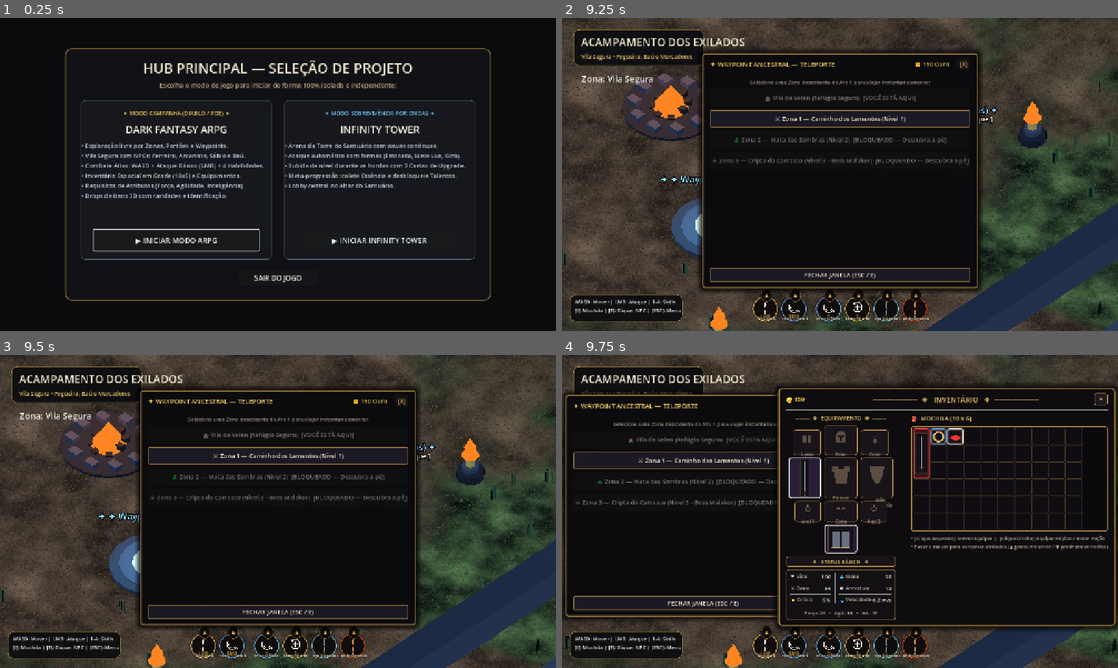
Above: before the commit, frames 1-4 (two rows, left to right).
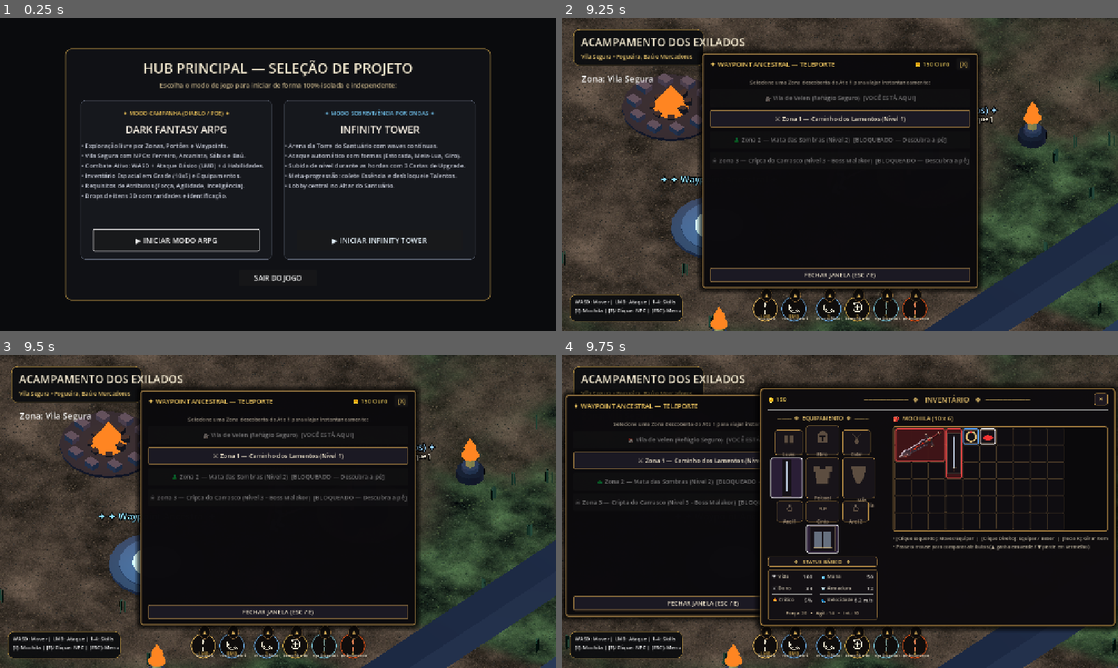
Above: after the commit, the same moments.

Repository: mguedesdev/tower-arpg
Game: Godot game, scene res://scenes/launcher.tscn
The game is run twice, just before and just after one commit, with the same random seed, the same clock (stepped at 60 frames per second) and the same inputs.
Inputs (mouse positions are in pixels of both pictures, inside the frame that each line leads up to):
- Up to frame 1 (0.25 s): no input
- Up to frame 2 (9.25 s): click "▶ INICIAR MODO ARPG" at 0.5 s; tap E at 1.25, 2, 8 s; move the mouse to (962, 158) at 1.27 s; hold D (move_right) 1.28-2 s; tap 2 (form_arc) at 1.35 s; click (962, 158) at 1.42 s; tap Space at 1.52 s; drag from (728, 190) to (812, 237) at 2.02 s; click "▲" at 2.75 s; click "▲" at 3.5 s; click "▲" at 4.25 s; click "▲" at 5 s; click "▲" at 5.75 s; click "▲" at 6.5 s; click "[X]" at 7.25 s; move the mouse to (895, 105) at 8.02 s; hold D (move_right) 8.03-8.75 s; tap 1 (form_stab) at 8.1 s; click (895, 105) at 8.17 s; drag from (812, 237) to (673, 127) at 8.77 s
- Up to frame 3 (9.5 s): no input
- Up to frame 4 (9.75 s): move the mouse to (1006, 558) at 9.52 s; hold A (move_left) from 9.53 s (still down); tap I at 9.6 s; click (1006, 558) at 9.67 s

Frames 1-3 are identical in both runs. In frame 4, 8.3% of the frame differs, in the area x 34-99%, y 9-88%.

Commit message:
feat(inventory): add 3x2 2H greatsword sprite, item rotation (R), and upright paperdoll orientation

Diff:
--- a/core/items/item_database.gd
+++ b/core/items/item_database.gd
@@ -17,8 +17,8 @@
 
 
 static func _initialize_catalog() -> void:
-	# 1. Espada Montante 2H (2 colunas x 4 linhas - 4x2 grande e pesada)
-	_register("greatsword_iron", "Espada Montante Pesada", ItemDefinition.ItemCategory.WEAPON_2H, ItemDefinition.EquipmentSlot.MAIN_HAND, Vector2i(2, 4), {
+	# 1. Espada Montante 2H (3 colunas x 2 linhas - 3x2 deitada por padrão, gira para 2x3 em pé)
+	_register("greatsword_iron", "Espada Montante Pesada", ItemDefinition.ItemCategory.WEAPON_2H, ItemDefinition.EquipmentSlot.MAIN_HAND, Vector2i(3, 2), {
 		"dmg_min": 28, "dmg_max": 42, "atk_spd": 0.85, "req_str": 24, "req_agi": 10, "gold": 65, "icon": "res://assets/items/greatsword.png"
 	})
 
--- a/core/items/item_instance.gd
+++ b/core/items/item_instance.gd
@@ -22,9 +22,31 @@
 var explicit_affixes: Array[ItemAffix] = []
 var custom_name: String = ""
 
-# Posição de inventário
+# Posição de inventário e orientação (deitado ↔ em pé)
 var grid_position: Vector2i = Vector2i(-1, -1)
+var is_rotated: bool = false
 var equipped_slot: ItemDefinition.EquipmentSlot = ItemDefinition.EquipmentSlot.NONE
+
+
+func get_grid_size() -> Vector2i:
+	if definition == null:
+		return Vector2i.ONE
+	if is_rotated:
+		return Vector2i(definition.grid_size.y, definition.grid_size.x)
+	return definition.grid_size
+
+
+func can_rotate() -> bool:
+	if definition == null:
+		return false
+	return definition.grid_size.x != definition.grid_size.y
+
+
+func toggle_rotation() -> bool:
+	if not can_rotate():
+		return false
+	is_rotated = not is_rotated
+	return true
 
 
 func _init(p_def: ItemDefinition = null, p_rarity: ItemRarity = ItemRarity.NORMAL, p_ilvl: int = 1) -> void:
--- a/core/items/spatial_inventory_grid.gd
+++ b/core/items/spatial_inventory_grid.gd
@@ -45,7 +45,7 @@
 func can_place_at(item: ItemInstance, top_left: Vector2i, ignore_item: ItemInstance = null) -> bool:
 	if item == null or item.definition == null:
 		return false
-	var size: Vector2i = item.definition.grid_size
+	var size: Vector2i = item.get_grid_size()
 	if top_left.x < 0 or top_left.y < 0:
 		return false
 	if top_left.x + size.x > columns or top_left.y + size.y > rows:
@@ -60,7 +60,7 @@
 
 
 func place_item(item: ItemInstance, top_left: Vector2i) -> bool:
-	if not can_place_at(item, top_left):
+	if not can_place_at(item, top_left, item):
 		return false
 
 	# Se o item já estava no grid, limpa suas células anteriores
@@ -69,7 +69,7 @@
 	else:
 		items.append(item)
 
-	var size: Vector2i = item.definition.grid_size
+	var size: Vector2i = item.get_grid_size()
 	item.grid_position = top_left
 	for y in range(top_left.y, top_left.y + size.y):
 		for x in range(top_left.x, top_left.x + size.x):
@@ -77,6 +77,38 @@
 
 	grid_changed.emit()
 	return true
+
+
+func rotate_item_in_place(item: ItemInstance) -> bool:
+	if item == null or not items.has(item) or not item.can_rotate():
+		return false
+	var old_pos: Vector2i = item.grid_position
+	_clear_item_from_cells(item)
+	item.toggle_rotation()
+
+	# Tenta encaixar na mesma posição ou com leve ajuste de borda
+	var new_size: Vector2i = item.get_grid_size()
+	var clamped_pos := Vector2i(
+		clampi(old_pos.x, 0, maxi(0, columns - new_size.x)),
+		clampi(old_pos.y, 0, maxi(0, rows - new_size.y))
+	)
+	var candidate_positions: Array[Vector2i] = [old_pos, clamped_pos]
+	for cand in candidate_positions:
+		if can_place_at(item, cand, item):
+			item.grid_position = cand
+			for y in range(cand.y, cand.y + new_size.y):
+				for x in range(cand.x, cand.x + new_size.x):
+					_grid[y][x] = item
+			grid_changed.emit()
+			return true
+
+	# Reverte se colidir com outros itens adjacentes
+	item.toggle_rotation()
+	var orig_size: Vector2i = item.get_grid_size()
+	for y in range(old_pos.y, old_pos.y + orig_size.y):
+		for x in range(old_pos.x, old_pos.x + orig_size.x):
+			_grid[y][x] = item
+	return false
 
 
 func remove_item(item: ItemInstance) -> bool:
@@ -90,12 +122,10 @@
 
 
 func _clear_item_from_cells(item: ItemInstance) -> void:
-	if item == null or item.grid_position.x < 0:
+	if item == null:
 		return
-	var pos: Vector2i = item.grid_position
-	var size: Vector2i = item.definition.grid_size
-	for y in range(maxi(0, pos.y), mini(rows, pos.y + size.y)):
-		for x in range(maxi(0, pos.x), mini(columns, pos.x + size.x)):
+	for y in range(rows):
+		for x in range(columns):
 			if _grid[y][x] == item:
 				_grid[y][x] = null
 
@@ -103,7 +133,7 @@
 func find_free_spot_for(item: ItemInstance) -> Vector2i:
 	if item == null or item.definition == null:
 		return Vector2i(-1, -1)
-	var size: Vector2i = item.definition.grid_size
+	var size: Vector2i = item.get_grid_size()
 	# Varre o grid de cima para baixo, da esquerda para a direita (estilo Diablo)
 	for y in range(rows - size.y + 1):
 		for x in range(columns - size.x + 1):
@@ -114,10 +144,19 @@
 
 
 func auto_add_item(item: ItemInstance) -> bool:
+	if item == null:
+		return false
 	var spot: Vector2i = find_free_spot_for(item)
-	if spot.x < 0:
-		return false # Mochila cheia para o tamanho do item
-	return place_item(item, spot)
+	if spot.x >= 0:
+		return place_item(item, spot)
+	# Se não couber na orientação atual e puder girar, tenta girar automaticamente para caber!
+	if item.can_rotate():
+		item.toggle_rotation()
+		spot = find_free_spot_for(item)
+		if spot.x >= 0:
+			return place_item(item, spot)
+		item.toggle_rotation()
+	return false # Mochila cheia para o tamanho do item
 
 
 func get_overlapping_items(item: ItemInstance, top_left: Vector2i) -> Array[ItemInstance]:
@@ -125,7 +164,7 @@
 	var overlapped: Array[ItemInstance] = []
 	if item == null or item.definition == null:
 		return overlapped
-	var size: Vector2i = item.definition.grid_size
+	var size: Vector2i = item.get_grid_size()
 	if top_left.x < 0 or top_left.y < 0 or top_left.x + size.x > columns or top_left.y + size.y > rows:
 		return overlapped
 
--- a/game/ui/campaign/town_npc_modal.gd
+++ b/game/ui/campaign/town_npc_modal.gd
@@ -418,8 +418,9 @@
 	for item in stash.items:
 		if item == null or item.definition == null:
 			continue
+		var eff_size: Vector2i = item.get_grid_size()
 		var pos_px := Vector2(item.grid_position.x * CELL_SIZE, item.grid_position.y * CELL_SIZE)
-		var size_px := Vector2(item.definition.grid_size.x * CELL_SIZE, item.definition.grid_size.y * CELL_SIZE)
+		var size_px := Vector2(eff_size.x * CELL_SIZE, eff_size.y * CELL_SIZE)
 
 		var item_panel := Panel.new()
 		item_panel.position = pos_px
@@ -436,7 +437,7 @@
 		_stash_grid_container.add_child(item_panel)
 
 		var icon := TextureRect.new()
-		icon.texture = ItemIconFactory.get_icon(item.definition)
+		icon.texture = ItemIconFactory.get_icon_for_item(item, false)
 		icon.expand_mode = TextureRect.EXPAND_IGNORE_SIZE
 		icon.stretch_mode = TextureRect.STRETCH_KEEP_ASPECT_CENTERED
 		icon.set_anchors_and_offsets_preset(Control.PRESET_FULL_RECT)
--- a/game/ui/items/inventory_equipment_modal.gd
+++ b/game/ui/items/inventory_equipment_modal.gd
@@ -38,9 +38,10 @@
 var _drag_start_win_pos: Vector2 = Vector2.ZERO
 var _has_custom_window_pos: bool = false
 
-# Estado de arrasto de itens
+# Estado de arrasto e foco de itens
 var _held_item: ItemInstance = null
 var _held_preview: TextureRect
+var _hovered_grid_item: ItemInstance = null
 
 # Componentes da UI
 var _grid_container: Control
@@ -164,10 +165,19 @@
 func _input(event: InputEvent) -> void:
 	if not visible:
 		return
-	if event is InputEventMouseButton:
+	if event is InputEventKey and event.pressed and not event.echo:
+		if event.keycode == KEY_R:
+			if _try_rotate_current_item():
+				get_viewport().set_input_as_handled()
+				return
+	elif event is InputEventMouseButton:
 		var mb := event as InputEventMouseButton
 		if not mb.pressed and mb.button_index == MOUSE_BUTTON_LEFT:
 			_is_dragging_window = false
+		elif mb.pressed and _held_item != null and (mb.button_index == MOUSE_BUTTON_WHEEL_UP or mb.button_index == MOUSE_BUTTON_WHEEL_DOWN or mb.button_index == MOUSE_BUTTON_MIDDLE):
+			if _try_rotate_current_item():
+				get_viewport().set_input_as_handled()
+				return
 	elif event is InputEventMouseMotion:
 		if _is_dragging_window:
 			var current_mouse: Vector2 = get_viewport().get_mouse_position()
@@ -179,6 +189,31 @@
 			_has_custom_window_pos = true
 		if _tooltip_panel != null and _tooltip_panel.visible:
 			_reposition_tooltip()
+
+
+func _try_rotate_current_item() -> bool:
+	if _held_item != null:
+		if _held_item.toggle_rotation():
+			_set_held_item(_held_item)
+			var mpos: Vector2 = get_viewport().get_mouse_position()
+			_held_preview.position = mpos - _held_preview.size * 0.5
+			return true
+		return false
+
+	if _hovered_grid_item != null and inventory != null and inventory.items.has(_hovered_grid_item):
+		var target: ItemInstance = _hovered_grid_item
+		if not target.can_rotate():
+			return false
+		if inventory.rotate_item_in_place(target):
+			_show_item_tooltip(target, false)
+			return true
+		else:
+			# Se outros itens adjacentes bloquearem o giro no mesmo lugar, pega na mão já girado!
+			inventory.remove_item(target)
+			target.toggle_rotation()
+			_set_held_item(target)
+			return true
+	return false
 
 
 func _on_viewport_size_changed() -> void:
@@ -483,13 +518,13 @@
 		return
 	match active_partner_station:
 		"stash":
-			_hint_label.text = "• [Clique Direito na Mochila]: Guardar no Baú  |  [Clique Esquerdo]: Arrastar para Equipar\n• Passe o mouse para comparar atributos com o item equipado (▲ verde / ▼ vermelho)"
+			_hint_label.text = "• [Clique Direito na Mochila]: Guardar no Baú  |  [Tecla R]: Girar Item (Deitado ↔ Em Pé)\n• Passe o mouse para comparar atributos com o item equipado (▲ verde / ▼ vermelho)"
 			_hint_label.add_theme_color_override("font_color", Color(0.68, 0.92, 0.72))
 		"vendor_physical", "vendor_magic":
-			_hint_label.text = "• [Clique Direito na Mochila]: Vender por 🪙 Ouro (vai para a aba Recomprar)\n• Passe o mouse sobre um item para comparar com seu equipamento atual"
+			_hint_label.text = "• [Clique Direito na Mochila]: Vender por 🪙 Ouro (vai para Recomprar)  |  [Tecla R]: Girar Item\n• Passe o mouse sobre um item para comparar com seu equipamento atual"
 			_hint_label.add_theme_color_override("font_color", Color(0.95, 0.85, 0.48))
 		_:
-			_hint_label.text = "• [Clique Esquerdo]: Mover/Equipar  |  [Clique Direito]: Equipar Rápido / Beber Poção\n• Passe o mouse para comparar atributos (▲ ganha em verde / ▼ perde em vermelho)"
+			_hint_label.text = "• [Clique Esquerdo]: Mover/Equipar  |  [Clique Direito]: Equipar / Beber  |  [Tecla R]: Girar Item\n• Passe o mouse para comparar atributos (▲ ganha em verde / ▼ perde em vermelho)"
 			_hint_label.add_theme_color_override("font_color", Color(0.72, 0.68, 0.60))
 
 
@@ -748,8 +783,9 @@
 	for item in inventory.items:
 		if item == null or item.definition == null:
 			continue
+		var eff_size: Vector2i = item.get_grid_size()
 		var pos_px: Vector2 = Vector2(item.grid_position.x * CELL_SIZE, item.grid_position.y * CELL_SIZE)
-		var size_px: Vector2 = Vector2(item.definition.grid_size.x * CELL_SIZE, item.definition.grid_size.y * CELL_SIZE)
+		var size_px: Vector2 = Vector2(eff_size.x * CELL_SIZE, eff_size.y * CELL_SIZE)
 
 		var item_panel := Panel.new()
 		item_panel.position = pos_px + Vector2(1, 1)
@@ -763,12 +799,19 @@
 		item_st.set_corner_radius_all(4)
 		item_panel.add_theme_stylebox_override("panel", item_st)
 		item_panel.gui_input.connect(func(ev: InputEvent) -> void: _on_item_panel_input(item, ev))
-		item_panel.mouse_entered.connect(func() -> void: _show_item_tooltip(item, false))
-		item_panel.mouse_exited.connect(_hide_tooltip)
+		item_panel.mouse_entered.connect(func() -> void:
+			_hovered_grid_item = item
+			_show_item_tooltip(item, false)
+		)
+		item_panel.mouse_exited.connect(func() -> void:
+			if _hovered_grid_item == item:
+				_hovered_grid_item = null
+			_hide_tooltip()
+		)
 		_grid_container.add_child(item_panel)
 
 		var icon := TextureRect.new()
-		icon.texture = ItemIconFactory.get_icon(item.definition)
+		icon.texture = ItemIconFactory.get_icon_for_item(item, false)
 		icon.expand_mode = TextureRect.EXPAND_IGNORE_SIZE
 		icon.stretch_mode = TextureRect.STRETCH_KEEP_ASPECT_CENTERED
 		icon.position = Vector2(3, 3)
@@ -787,7 +830,7 @@
 		var lbl: Label = slot_panel.get_node("Placeholder") as Label
 		var sil: TextureRect = slot_panel.get_node("Silhouette") as TextureRect
 		if item != null and item.definition != null:
-			icon.texture = ItemIconFactory.get_icon(item.definition)
+			icon.texture = ItemIconFactory.get_icon_for_item(item, true)
 			icon.visible = true
 			lbl.visible = false
 			sil.visible = false
@@ -929,10 +972,10 @@
 func _set_held_item(item: ItemInstance) -> void:
 	_held_item = item
 	if _held_item != null and _held_item.definition != null:
-		var def: ItemDefinition = _held_item.definition
-		_held_preview.texture = ItemIconFactory.get_icon(def)
-		var exact_w: float = float(def.grid_size.x) * float(CELL_SIZE)
-		var exact_h: float = float(def.grid_size.y) * float(CELL_SIZE)
+		var eff_sz: Vector2i = _held_item.get_grid_size()
+		_held_preview.texture = ItemIconFactory.get_icon_for_item(_held_item, false)
+		var exact_w: float = float(eff_sz.x) * float(CELL_SIZE)
+		var exact_h: float = float(eff_sz.y) * float(CELL_SIZE)
 		_held_preview.custom_minimum_size = Vector2(exact_w, exact_h)
 		_held_preview.size = Vector2(exact_w, exact_h)
 		_held_preview.visible = true
@@ -966,6 +1009,9 @@
 					action_hint = "[Clique Direito: Beber Poção (+%d Vida)]" % maxi(25, item.definition.base_health)
 				elif item.definition.is_equippable():
 					action_hint = "[Clique Direito: Equipar Item]"
+		if item.can_rotate():
+			var cur_sz: Vector2i = item.get_grid_size()
+			action_hint += "\n[color=#e8c56b][Tecla R: Girar Item (%dx%d ↔ %dx%d)][/color]" % [cur_sz.x, cur_sz.y, cur_sz.y, cur_sz.x]
 
 	_tooltip_text.text = item.format_tooltip_bbcode(stats, equipment, action_hint)
 	_tooltip_panel.visible = true
--- a/game/ui/items/item_icon_factory.gd
+++ b/game/ui/items/item_icon_factory.gd
@@ -6,29 +6,73 @@
 ## • Se não existir, desenha proceduralmente um ícone estilizado com a proporção exata do slot (1x1, 2x2, 2x3, 2x4).
 
 static var _cache: Dictionary = {}
+static var _image_cache: Dictionary = {}
 const CELL_PX: int = 32
 
 
-static func get_icon(def: ItemDefinition) -> Texture2D:
+static func get_icon_for_item(item: ItemInstance, for_paperdoll: bool = false) -> Texture2D:
+	if item == null or item.definition == null:
+		return null
+	var def: ItemDefinition = item.definition
+	if for_paperdoll:
+		# No Paperdoll (ex: Mão Principal), armas/itens deitados (x > y, exceto Cinto) ficam automaticamente EM PÉ!
+		var force_rot_for_upright: bool = (
+			def.grid_size.x > def.grid_size.y
+			and def.category != ItemDefinition.ItemCategory.BELT
+		)
+		return get_icon(def, force_rot_for_upright)
+	return get_icon(def, item.is_rotated)
+
+
+static func get_icon(def: ItemDefinition, rotated: bool = false) -> Texture2D:
 	if def == null:
 		return null
-	var key: String = def.base_id
+	var key: String = def.base_id + ("__rot" if rotated else "")
 	if _cache.has(key):
-		return _cache[key]
-
-	if not def.icon_path.is_empty() and ResourceLoader.exists(def.icon_path):
-		var tex: Texture2D = load(def.icon_path) as Texture2D
-		if tex != null:
-			_cache[key] = tex
-			return tex
-
-	# Gera imagem procedural correspondente à categoria e proporção
-	var generated: Texture2D = _generate_procedural_icon(def)
-	_cache[key] = generated
-	return generated
+		return _cache[key] as Texture2D
+
+	var base_img: Image = _get_base_image(def)
+	if base_img == null:
+		return null
+
+	var final_img: Image = base_img
+	if rotated:
+		final_img = base_img.duplicate() as Image
+		final_img.rotate_90(CLOCKWISE)
+
+	var tex: Texture2D = ImageTexture.create_from_image(final_img)
+	_cache[key] = tex
+	return tex
+
+
+static func _get_base_image(def: ItemDefinition) -> Image:
+	if _image_cache.has(def.base_id):
+		return _image_cache[def.base_id] as Image
+
+	var loaded_img: Image = null
+	if not def.icon_path.is_empty():
+		var abs_path: String = ProjectSettings.globalize_path(def.icon_path)
+		if FileAccess.file_exists(abs_path):
+			var file_img := Image.load_from_file(abs_path)
+			if file_img != null and not file_img.is_empty():
+				loaded_img = file_img
+		elif ResourceLoader.exists(def.icon_path):
+			var res_tex: Texture2D = load(def.icon_path) as Texture2D
+			if res_tex != null:
+				loaded_img = res_tex.get_image()
+
+	if loaded_img == null:
+		loaded_img = _generate_procedural_image(def)
+
+	_image_cache[def.base_id] = loaded_img
+	return loaded_img
 
 
 static func _generate_procedural_icon(def: ItemDefinition) -> Texture2D:
+	return ImageTexture.create_from_image(_generate_procedural_image(def))
+
+
+static func _generate_procedural_image(def: ItemDefinition) -> Image:
 	var w: int = maxi(1, def.grid_size.x) * CELL_PX
 	var h: int = maxi(1, def.grid_size.y) * CELL_PX
 	var img := Image.create(w, h, false, Image.FORMAT_RGBA8)
@@ -49,7 +93,7 @@
 
 	# Desenha silhueta temática conforme categoria
 	match def.category:
-		ItemDefinition.ItemCategory.WEAPON_2H: # Espada Montante 2H (2x4)
+		ItemDefinition.ItemCategory.WEAPON_2H: # Espada Montante 2H (3x2)
 			_draw_greatsword(img, w, h, steel_color, accent_color)
 		ItemDefinition.ItemCategory.WEAPON_1H:
 			if def.grid_size.x == 1 and def.grid_size.y <= 3: # Adaga (1x3)
@@ -77,7 +121,7 @@
 		_:
 			_draw_generic_box(img, w, h, accent_color)
 
-	return ImageTexture.create_from_image(img)
+	return img
 
 
 static func _draw_greatsword(img: Image, w: int, h: int, steel: Color, gold: Color) -> void:
--- a/scripts/arpg/arpg_game.gd
+++ b/scripts/arpg/arpg_game.gd
@@ -729,10 +729,15 @@
 	if equipment != null and boots != null:
 		equipment.equip_item(boots, ItemDefinition.EquipmentSlot.BOOTS, player_stats)
 
+	var greatsword = ItemDatabase.generate_loot(1, ItemInstance.ItemRarity.MAGIC, "greatsword_iron")
+	greatsword.identify()
+	backpack.auto_add_item(greatsword)
+
 	var dagger = ItemDatabase.generate_loot(1, ItemInstance.ItemRarity.NORMAL, "dagger_sharp")
 	backpack.auto_add_item(dagger)
 
 	var ring = ItemDatabase.generate_loot(1, ItemInstance.ItemRarity.MAGIC, "ring_ruby")
+	ring.identify()
 	backpack.auto_add_item(ring)
 
 	var pot = ItemDatabase.generate_loot(1, ItemInstance.ItemRarity.NORMAL, "potion_health")
--- a/tests/progression/test_spatial_inventory_suite.gd
+++ b/tests/progression/test_spatial_inventory_suite.gd
@@ -44,29 +44,34 @@
 func _test_spatial_grid_dimensions_and_collisions() -> void:
 	var grid := SpatialInventoryGrid.new(10, 4)
 
-	# 1. Espada Montante 2H (2x4)
+	# 1. Espada Montante 2H (3x2 deitada por padrão, gira para 2x3 em pé)
 	var sword_2h := ItemDatabase.generate_loot(1, ItemInstance.ItemRarity.NORMAL, "greatsword_iron")
-	_check(sword_2h.definition.grid_size == Vector2i(2, 4), "1. Montante 2H possui tamanho exato de 2x4 (4 de altura, 2 de largura)")
+	_check(sword_2h.definition.grid_size == Vector2i(3, 2), "1a. Montante 2H possui tamanho base exato de 3x2 (3 colunas x 2 linhas)")
+	_check(sword_2h.get_grid_size() == Vector2i(3, 2), "1b. Montante 2H inicia deitada (3x2) no inventário")
 
 	# Encaixa no canto superior esquerdo (0, 0)
-	_check(grid.can_place_at(sword_2h, Vector2i(0, 0)), "2. Montante 2x4 cabe no canto (0,0)")
+	_check(grid.can_place_at(sword_2h, Vector2i(0, 0)), "2. Montante 3x2 cabe no canto (0,0)")
 	grid.place_item(sword_2h, Vector2i(0, 0))
 
-	# Colisão: tentar colocar item que sobrepõe qualquer uma das 8 células (x=0..1, y=0..3) deve falhar
-	var dagger := ItemDatabase.generate_loot(1, ItemInstance.ItemRarity.NORMAL, "dagger_sharp") # 2x2
-	_check(not grid.can_place_at(dagger, Vector2i(1, 1)), "3. Colisão detectada: não permite colocar item em cima de células ocupadas")
-
-	# Adjacente livre: colocar no (2, 0) deve funcionar
-	_check(grid.can_place_at(dagger, Vector2i(2, 0)), "4. Permite colocar item em células adjacentes livres")
-	grid.place_item(dagger, Vector2i(2, 0))
-
-	# Limite da matriz: tentar colocar item fora das bordas (ex: 2x4 na posição x=9 ou y=2 em grade de 4 linhas)
-	_check(not grid.can_place_at(sword_2h, Vector2i(9, 0)), "5a. Bloqueia item extrapolando colunas (x=9 para largura 2)")
-	_check(not grid.can_place_at(sword_2h, Vector2i(4, 2)), "5b. Bloqueia item extrapolando linhas (y=2 para altura 4 em grade de 4 linhas)")
+	# Colisão: tentar colocar item que sobrepõe qualquer uma das 6 células (x=0..2, y=0..1) deve falhar
+	var dagger := ItemDatabase.generate_loot(1, ItemInstance.ItemRarity.NORMAL, "dagger_sharp") # 1x3
+	_check(not grid.can_place_at(dagger, Vector2i(2, 1)), "3. Colisão detectada: não permite colocar item em cima de células ocupadas")
+
+	# Adjacente livre: colocar no (3, 0) deve funcionar
+	_check(grid.can_place_at(dagger, Vector2i(3, 0)), "4. Permite colocar item em células adjacentes livres")
+	grid.place_item(dagger, Vector2i(3, 0))
+
+	# Limite da matriz: tentar colocar item 3x2 fora das bordas (ex: x=8 em grade de 10 colunas ou y=3 em grade de 4 linhas)
+	_check(not grid.can_place_at(sword_2h, Vector2i(8, 0)), "5a. Bloqueia item extrapolando colunas (x=8 para largura 3)")
+	_check(not grid.can_place_at(sword_2h, Vector2i(4, 3)), "5b. Bloqueia item extrapolando linhas (y=3 para altura 2 em grade de 4 linhas)")
+
+	# Teste de Rotação (3x2 deitado -> 2x3 em pé) direto no grid
+	var rotated_ok: bool = grid.rotate_item_in_place(sword_2h)
+	_check(rotated_ok and sword_2h.is_rotated and sword_2h.get_grid_size() == Vector2i(2, 3), "5c. Rotação de item no grid altera tamanho de 3x2 (deitado) para 2x3 (em pé)")
 
 	# Remoção limpa todas as células ocupadas
 	grid.remove_item(sword_2h)
-	_check(grid.can_place_at(sword_2h, Vector2i(0, 0)), "6. Remoção de item libera perfeitamente as 8 células ocupadas no grid")
+	_check(grid.can_place_at(sword_2h, Vector2i(0, 0)), "6. Remoção de item libera perfeitamente as células ocupadas no grid")
 
 
 func _test_equipment_paperdoll_and_2h_weapons() -> void:
@@ -143,7 +148,17 @@
 	_check(tex_1x3 != null and tex_1x3.get_width() == 32 and tex_1x3.get_height() == 96, "14b. Ícone 1x3 (Adaga fina) gerado com 32x96 pixels")
 	_check(tex_1x4 != null and tex_1x4.get_width() == 32 and tex_1x4.get_height() == 128, "14c. Ícone 1x4 (Espada 1H) gerado com 32x128 pixels")
 	_check(tex_2x2 != null and tex_2x2.get_width() == 64 and tex_2x2.get_height() == 64, "14d. Ícone 2x2 (Elmo/Luva/Bota) gerado com 64x64 pixels")
-	_check(tex_2x4 != null and tex_2x4.get_width() == 64 and tex_2x4.get_height() == 128, "14e. Ícone 2x4 (Peitoral/Montante 2H) gerado com 64x128 pixels")
+	_check(tex_2x4 != null and tex_2x4.get_width() == 64 and tex_2x4.get_height() == 128, "14e. Ícone 2x4 (Peitoral) gerado com 64x128 pixels")
+
+	# Teste do novo sprite 3x2 da Espada de 2 Mãos (deitada no grid vs em pé quando girada ou equipada)
+	var gs_item := ItemDatabase.generate_loot(1, ItemInstance.ItemRarity.NORMAL, "greatsword_iron")
+	var tex_gs_horiz := ItemIconFactory.get_icon_for_item(gs_item, false)
+	var tex_gs_paperdoll := ItemIconFactory.get_icon_for_item(gs_item, true)
+	gs_item.toggle_rotation()
+	var tex_gs_rot := ItemIconFactory.get_icon_for_item(gs_item, false)
+	_check(tex_gs_horiz != null and tex_gs_horiz.get_width() > tex_gs_horiz.get_height(), "14f. Sprite da Espada 2H 3x2 inicia deitado (largura > altura) no inventário")
+	_check(tex_gs_rot != null and tex_gs_rot.get_height() > tex_gs_rot.get_width(), "14g. Sprite da Espada 2H fica em pé (altura > largura) ao girar no inventário")
+	_check(tex_gs_paperdoll != null and tex_gs_paperdoll.get_height() > tex_gs_paperdoll.get_width(), "14h. Sprite da Espada 2H vai automaticamente em pé quando equipado no Paperdoll")
 
 
 func _test_main_scene_inventory_integration() -> void:
Binary file added: assets/items/greatsword.png
Not shown, added: assets/items/greatsword.png.import
